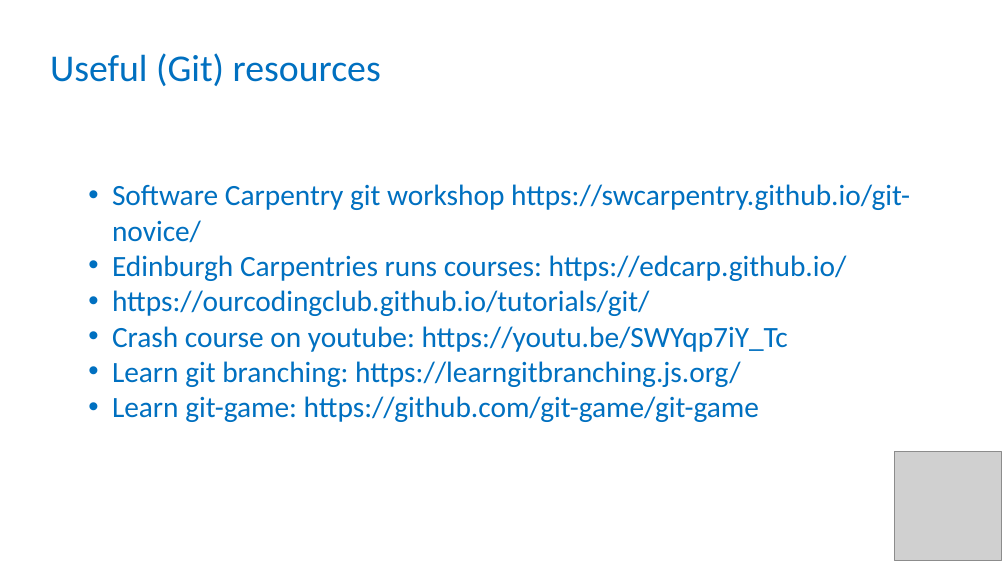
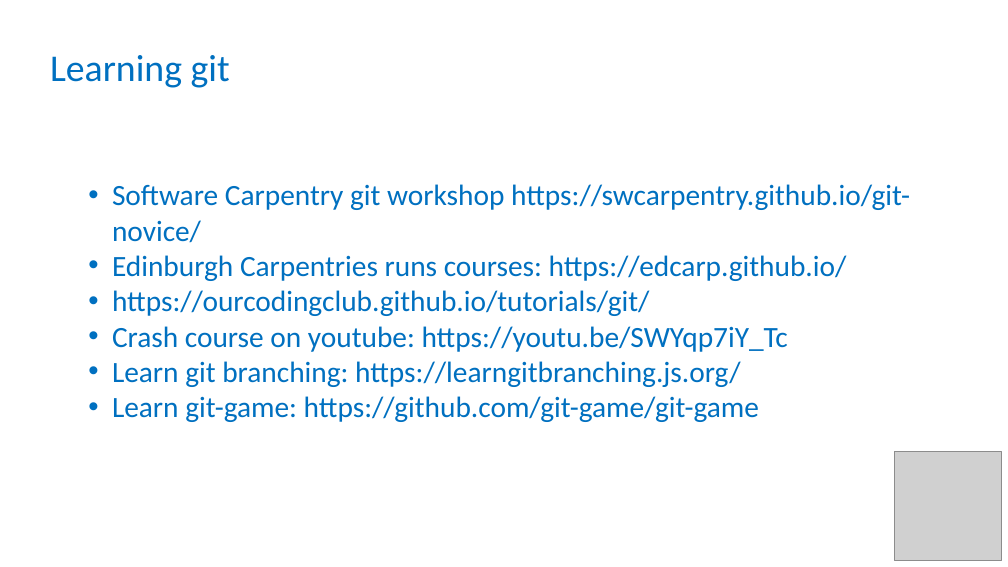
Before and after one commit to tobyhodges/solid-waddle, a slide deck: slide 15 of instructors/11-Version_Control_BT.pptx (slide 9 before the commit). Drawn at 1008x567 pixels with LibreOffice and Linux fonts; fonts in the diff are those of the drawing; grey boxes stand for pictures. Boxes give left, top, right and bottom in pixels: in the first picture for what was removed or moved away, otherwise in the second. Text is boxed around its words. In the diff, an @@ line names an element or a change of style, - is before the commit and + after.

```diff
--- a/instructors/11-Version_Control_BT.pptx
+++ b/instructors/11-Version_Control_BT.pptx
@@ text at box(50, 55, 230, 88): text changed @@
-Useful (Git) resources
+Learning git
```
Also in this commit, not shown: 4 other slides changed, 10 slides added, 4 other files.
